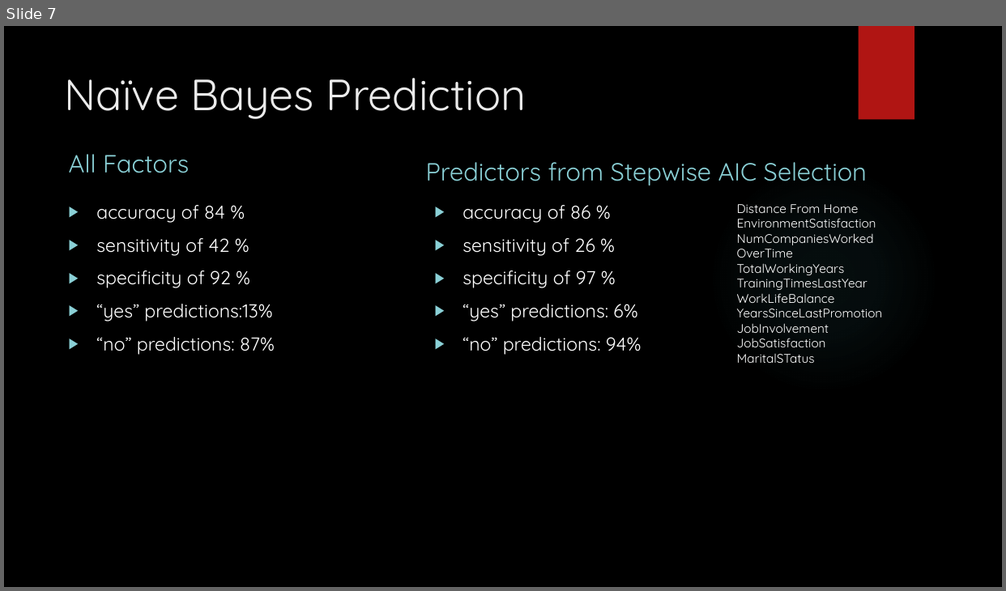
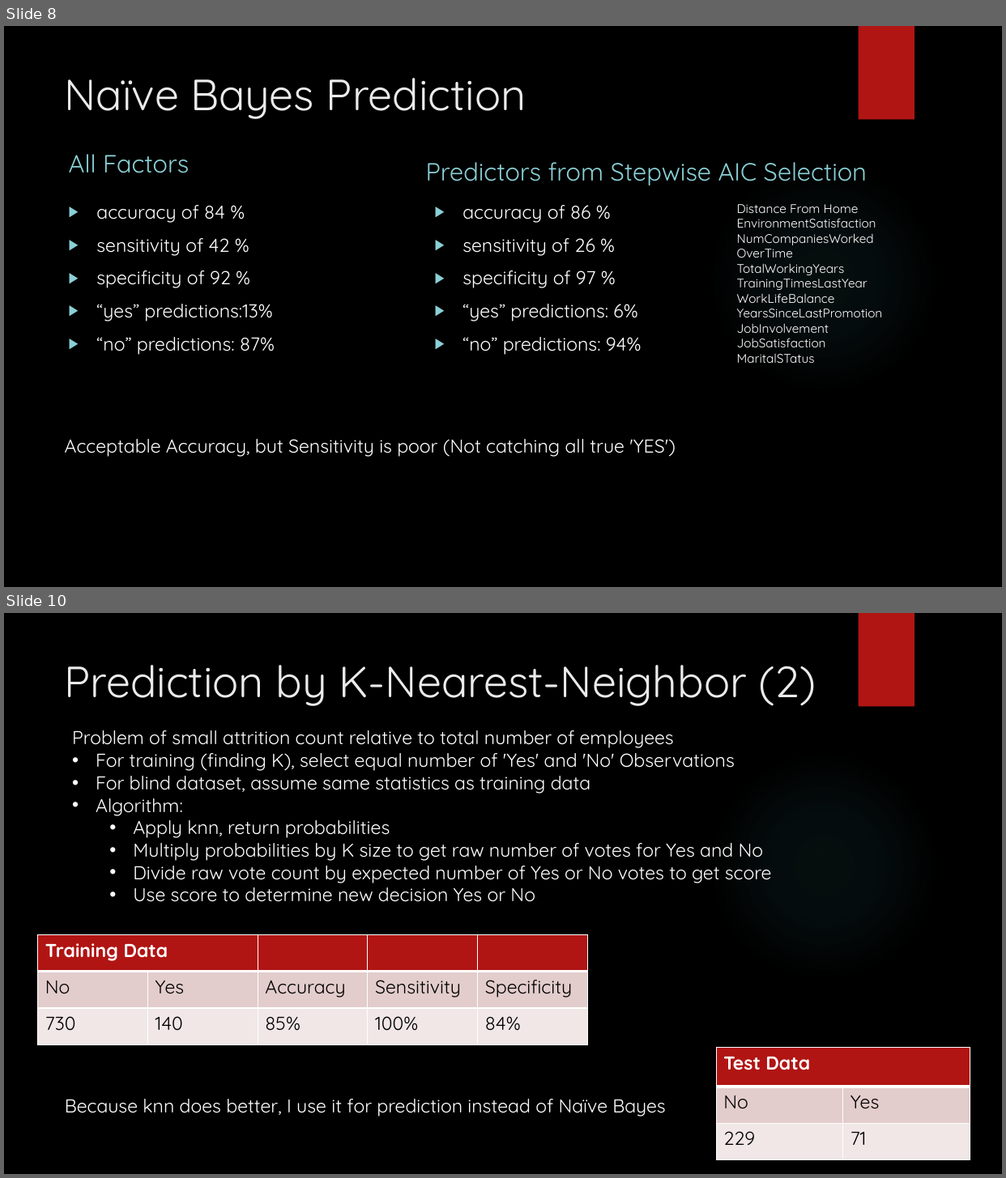
Before and after one commit to rmpalmer/CaseStudy2DDS, a slide deck: Richard_Palmer_Case_Study_2.pptx. Shown one above the other, each under a label of ours: slide 7 before the commit, slides 8 and 10 after it; the slides between them are not shown. The pictures are 1006x591 and 1006x1178 pixels, drawn with LibreOffice and Linux fonts; fonts in the diff are those of the drawing; background and template pictures are left out. Boxes give left, top, right and bottom in pixels: in the first picture for what was removed or moved away, otherwise in the second. Text is boxed around its words. In the diff, an @@ line names an element or a change of style, - is before the commit and + after.

```diff
--- a/Richard_Palmer_Case_Study_2.pptx
+++ b/Richard_Palmer_Case_Study_2.pptx
@@ slide 10 added at (4, 613, 1002, 1174), background picture (left out); not listed: 2 template elements that a slide beside it also shows @@
@@ title added at (65, 665, 816, 706), 42 pt, text #EBEBEB @@
+Prediction by K-Nearest-Neighbor (2)
@@ text added at (72, 730, 772, 902), 18 pt, text #FFFFFF @@
+Problem of small attrition count relative to total number of employees
+• For training (finding K), select equal number of 'Yes' and 'No' Observations
+• For blind dataset, assume same statistics as training data
+• Algorithm:
+  • Apply knn, return probabilities
+  • Multiply probabilities by K size to get raw number of votes for Yes and No
+  • Divide raw vote count by expected number of Yes or No votes to get score
+  • Use score to determine new decision Yes or No
@@ table added at (38, 935, 588, 1045), 3 rows, 5 columns @@
+Training Data |  |  |  | 
+No | Yes | Accuracy | Sensitivity | Specificity
+730 | 140 | 85% | 100% | 84%
@@ table added at (716, 1048, 969, 1161), 3 rows, 2 columns @@
+Test Data | 
+No | Yes
+229 | 71
@@ text added at (65, 1099, 665, 1117), 18 pt, text #FFFFFF @@
+Because knn does better, I use it for prediction instead of Naïve Bayes
@@ what was slide 7 is now slide 8 @@
@@ slide 8 changed as well @@
@@ text added at (65, 439, 675, 457), 18 pt, text #FFFFFF @@
+Acceptable Accuracy, but Sensitivity is poor (Not catching all true 'YES')
```
Also in this commit, not shown: 5 other slides changed, 9 other slides added, 5 slides removed.
